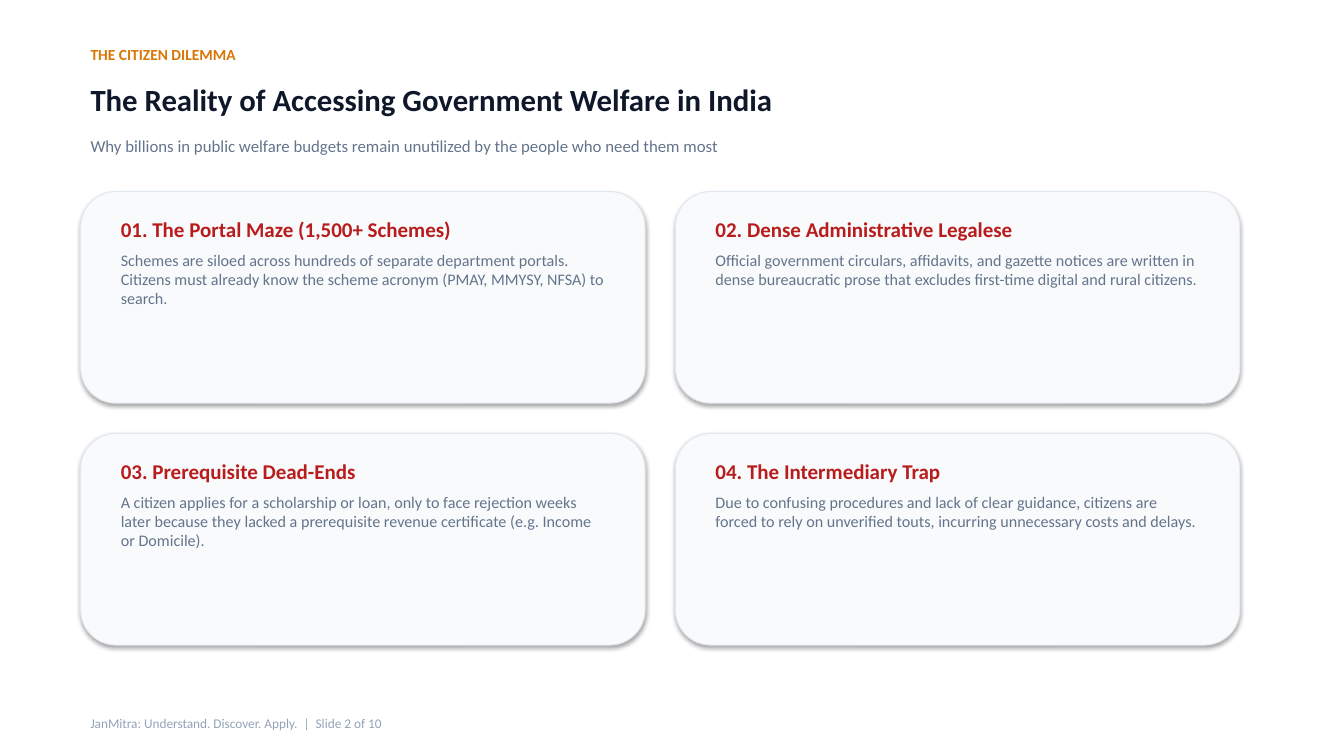
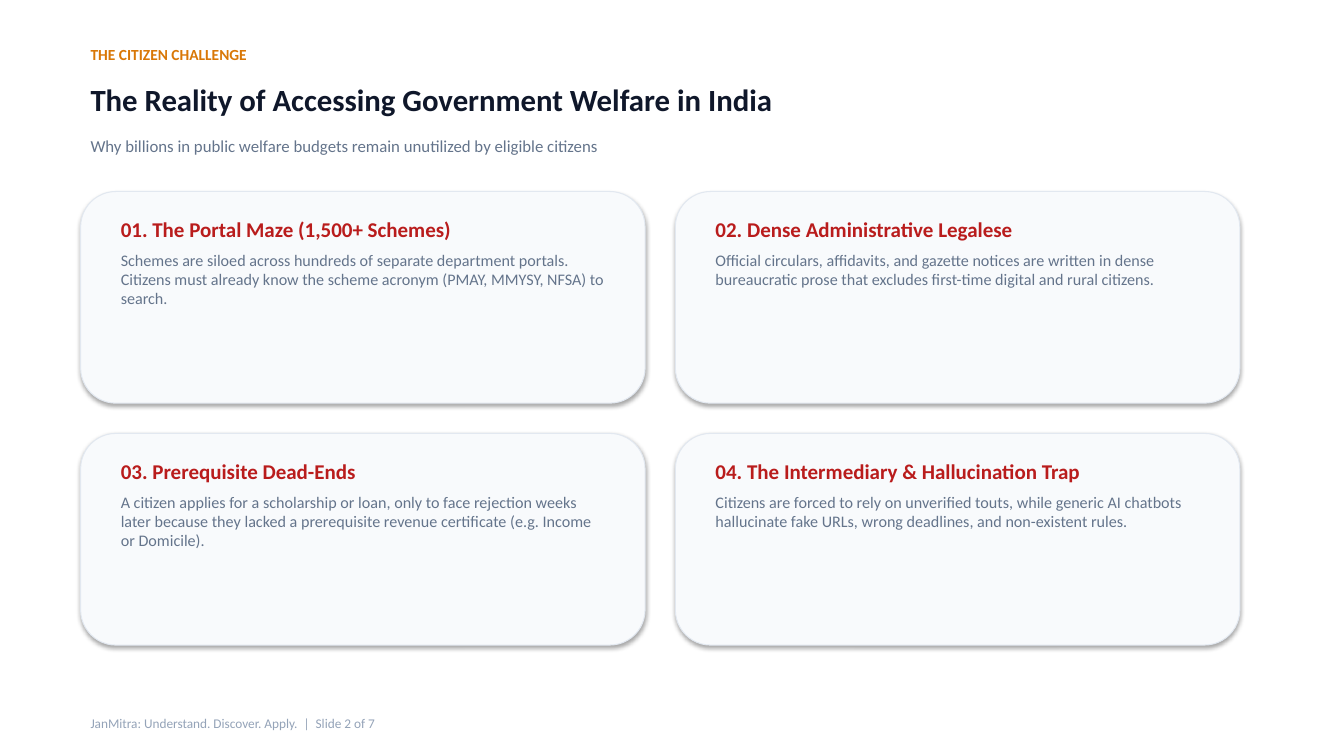
Before and after one commit to samenthamassey127-hue/JanMitra, a slide deck: slide 2 of JanMitra_Presentation.pptx. Drawn at 1344x756 pixels with LibreOffice and Linux fonts; fonts in the diff are those of the drawing. Boxes give left, top, right and bottom in pixels: in the first picture for what was removed or moved away, otherwise in the second. Text is boxed around its words. In the diff, an @@ line names an element or a change of style, - is before the commit and + after.

```diff
--- a/JanMitra_Presentation.pptx
+++ b/JanMitra_Presentation.pptx
@@ text at <box>91,50,246,60</box>: text changed @@
-THE CITIZEN DILEMMA
+THE CITIZEN CHALLENGE
@@ text at <box>91,140,597,155</box>: text changed @@
-Why billions in public welfare budgets remain unutilized by the people who need them most
+Why billions in public welfare budgets remain unutilized by eligible citizens
@@ text at <box>715,255,1154,288</box>: text changed @@
-Official government circulars, affidavits, and gazette notices are written in dense bureaucratic prose that excludes first-time digital and rural citizens.
+Official circulars, affidavits, and gazette notices are written in dense bureaucratic prose that excludes first-time digital and rural citizens.
@@ text at <box>715,464,1182,530</box>: text changed @@
-04. The Intermediary Trap
-Due to confusing procedures and lack of clear guidance, citizens are forced to rely on unverified touts, incurring unnecessary costs and delays.
+04. The Intermediary & Hallucination Trap
+Citizens are forced to rely on unverified touts, while generic AI chatbots hallucinate fake URLs, wrong deadlines, and non-existent rules.
@@ text at <box>91,719,375,730</box>: text changed @@
-JanMitra: Understand. Discover. Apply. | Slide 2 of 10
+JanMitra: Understand. Discover. Apply. | Slide 2 of 7
```
Also in this commit, not shown: 6 other slides changed, 3 slides removed.
